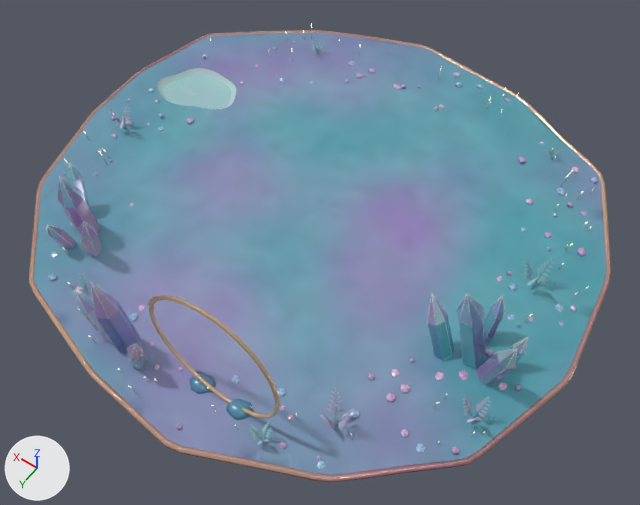
What one commit did to the glTF model public/models/island.glb.
Before and after are seen from a 50 mm lens placed at (-4.59, 6.5, 9.25), pointed at (-0.08, 0.17, -0.69). The axes (+X, +Y, +Z) are drawn at lower left. The lights are the same throughout. The older version comes first. Where no turn or scale is listed for an object, it has been applied to the vertices. Vertices at exactly the same position are counted once.

Names of what the first picture shows: 'Island_Accents | Scattered opal gravel', 'Island_Metal_Rim | Champagne upper seam', 'Island_Metal_Rim | Contour-following rose-gold seam', 'Island_Ornamental_Ring | Fine golden resonator', 'Island_Peripheral_Crystals | Cluster 1 facet family 1', 'Island_Peripheral_Crystals | Cluster 1 facet family 2', 'Island_Peripheral_Crystals | Cluster 1 facet family 3', 'Island_Peripheral_Crystals | Cluster 2 facet family 1', 'Island_Peripheral_Crystals | Cluster 3 facet family 1', 'Island_Pond | Single aqua water sheet', 'Island_Surface | Opalescent planting clearing', 'Island_Vegetation | Ferns and bent grasses' and 8 more.
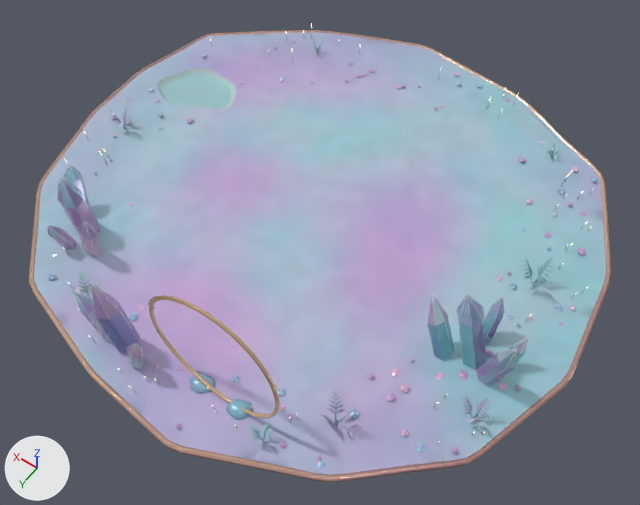
Changed parts and their boxes (x1, y1, x2, y2) in the pictures (640 x 505 px):
```json
{"part": 1, "of": "me_island_surface___opalescent_planting_clearing", "change": "recoloured", "before": [40, 33, 604, 475], "after": [40, 33, 604, 475]}
{"part": 2, "of": "me_island_surface___opalescent_planting_clearing", "change": "recoloured", "before": [34, 59, 604, 458], "after": [34, 59, 604, 458], "on screen": "cyan to blue"}
{"part": 3, "of": "me_island_surface___opalescent_planting_clearing", "change": "recoloured", "before": [34, 77, 606, 440], "after": [34, 77, 606, 440]}
{"part": 4, "of": "me_island_surface___opalescent_planting_clearing", "change": "recoloured", "before": [70, 42, 455, 454], "after": [70, 42, 455, 454], "on screen": "blue to purple"}
{"part": 5, "of": "me_island_surface___opalescent_planting_clearing", "change": "recoloured", "before": [59, 41, 469, 454], "after": [59, 41, 469, 454], "on screen": "blue to pale blue"}
```

Edits to the scene script, one JSON object a line:
```json
{"block": "me_island_surface___opalescent_planting_clearing", "where": "me_island_surface___opalescent_planting_clearing.from_pydata(...)  # 1423 vertices, 2672 faces; spans x -3.89..3.98, y -3.78..3.85, z 0.0..0.05"}
{"block": "me_island_surface___opalescent_planting_clearing", "where": "# used by ob_island_surface___opalescent_planting_clearing; location = (0.0, 0.0, 0.0)"}
{"block": "me_island_surface___opalescent_planting_clearing", "change": "me_island_surface___opalescent_planting_clearing part 1: 563 faces centred in x -3.34..3.94, y -3.7..3.81, z 0.0..0.05 are repainted in the vertex colours; the middle colour goes from blue #7291af to blue #a9b4d0"}
{"block": "me_island_surface___opalescent_planting_clearing", "change": "me_island_surface___opalescent_planting_clearing part 2: 665 faces centred in x -3.49..3.94, y -3.69..3.17, z 0.0..0.04 are repainted in the vertex colours; the middle colour goes from cyan #649caf to blue #a7c0d1"}
{"block": "me_island_surface___opalescent_planting_clearing", "change": "me_island_surface___opalescent_planting_clearing part 3: 417 faces centred in x -3.85..3.35, y -3.63..3.05, z 0.0..0.05 are repainted in the vertex colours; the middle colour goes from cyan #569bab to cyan #9bc3cf"}
{"block": "me_island_surface___opalescent_planting_clearing", "change": "me_island_surface___opalescent_planting_clearing part 4: 630 faces centred in x -2.6..3.34, y -2.83..3.79, z 0.0..0.03 are repainted in the vertex colours; the middle colour goes from blue #858db5 to purple #b8a8d2"}
{"block": "me_island_surface___opalescent_planting_clearing", "change": "me_island_surface___opalescent_planting_clearing part 5: 397 faces centred in x -2.62..3.49, y -3.02..3.3, z 0.0..0.04 are repainted in the vertex colours; the middle colour goes from blue #7799b4 to pale blue #b3b6d3"}
```
